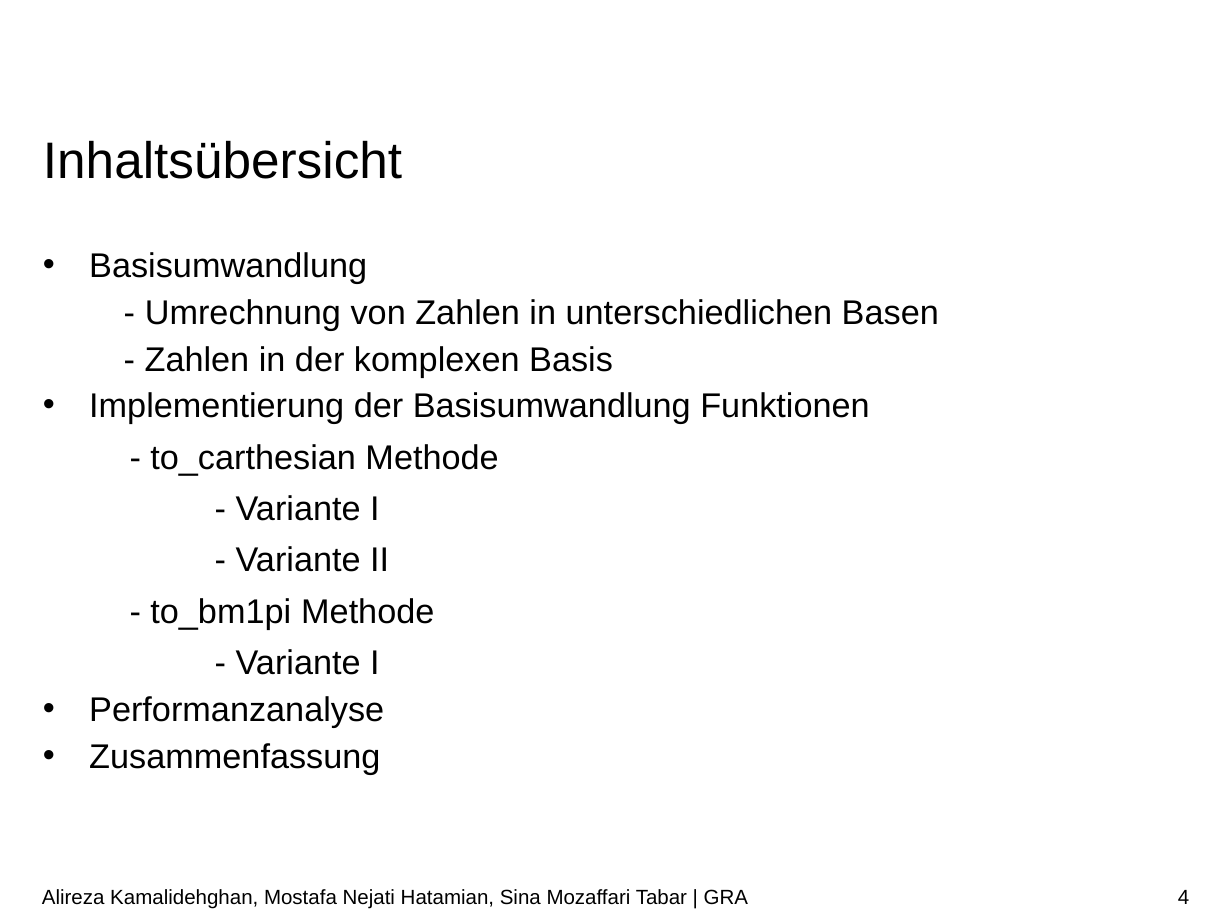
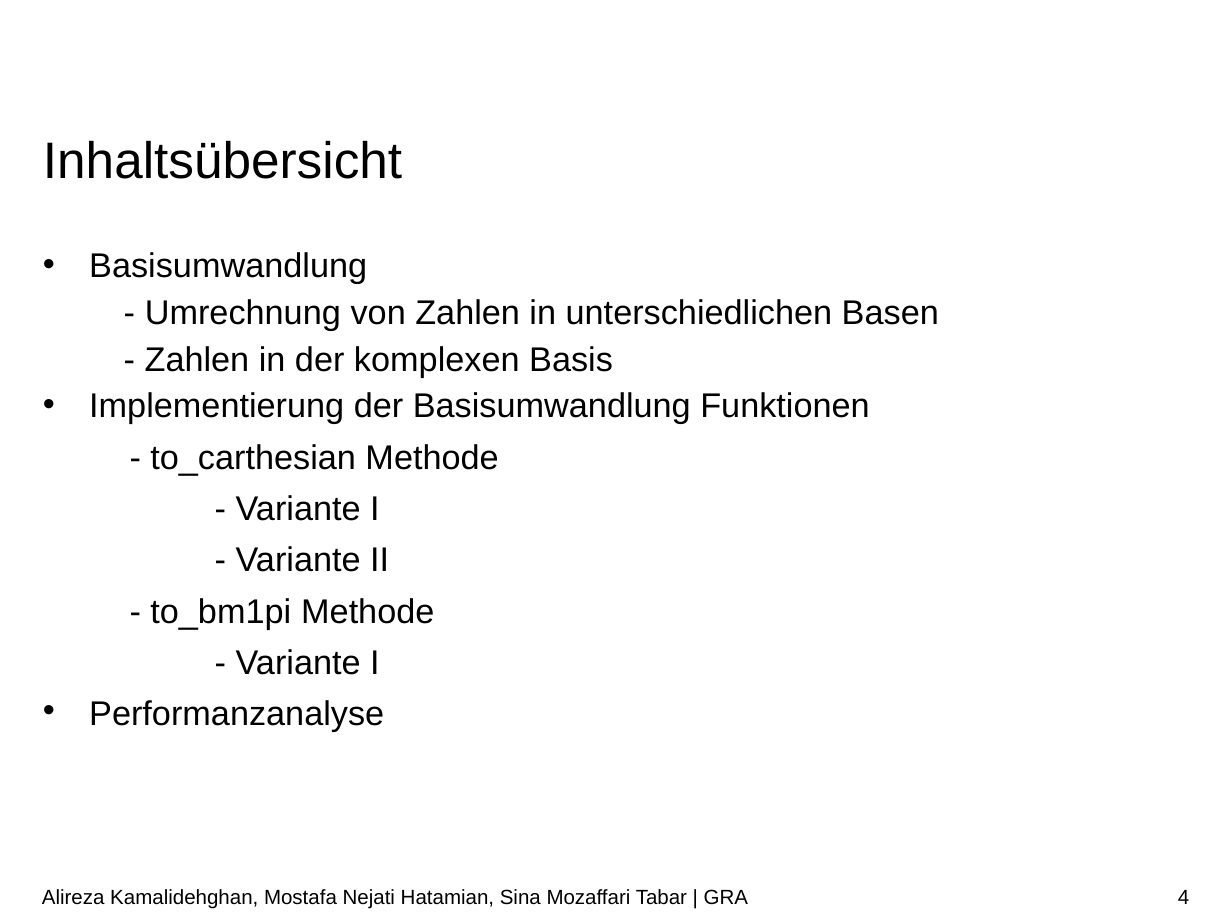
Before and after one commit to ARKamaliD/bm1pi-conversion, a slide deck: slide 4 of Vortrag/Vortrag.pptx. Drawn at 1232x924 pixels with LibreOffice and Linux fonts; fonts in the diff are those of the drawing; background and template pictures are left out. Boxes give left, top, right and bottom in pixels: in the first picture for what was removed or moved away, otherwise in the second. Text is boxed around its words. In the diff, an @@ line names an element or a change of style, - is before the commit and + after.

```diff
--- a/Vortrag/Vortrag.pptx
+++ b/Vortrag/Vortrag.pptx
@@ text at <box>89,743,380,774</box>: paragraph removed @@
-• Zusammenfassung
```
Also in this commit, not shown: 2 other slides changed, 2 slides added, 1 slide removed.
